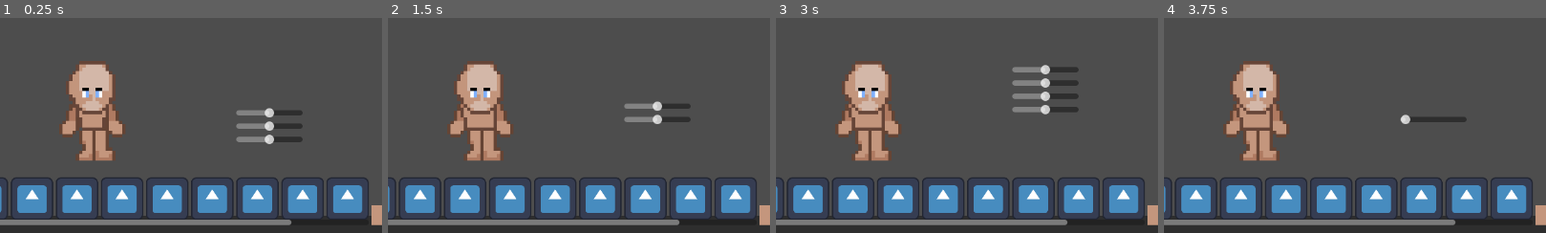
Above: before the commit, frames 1-4 (left to right).
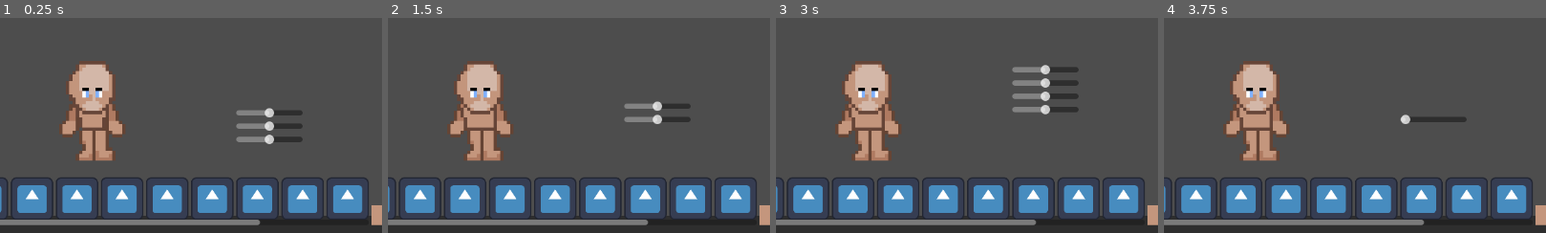
Above: after the commit, the same moments.

Repository: p1petto/CharacterMakerNew
Game: Godot game, scene res://Scenes/maker.tscn
Same seed, same stepped clock (60 frames per second), same inputs: the game is played once before the commit and once after it. The engine's default icon, where the game draws it, is replaced by a stand-in: a white triangle on a blue panel in a dark square.
Inputs (mouse positions are % of the whole screen's width and height, from its top left):
- Up to frame 1 (0.25 s): no input
- Up to frame 2 (1.5 s): click (15, 82) at 0.5 s; click (24, 82) at 1.27 s
- Up to frame 3 (3 s): click (13, 70) at 2 s; click (19, 70) at 2.77 s
- Up to frame 4 (3.75 s): click (24, 70) at 3.52 s
The pictures show only the part of the screen within x 38-88%, y 28-78%; the shares and areas given below are measured in that part.

The runs differ from the first frame. In frame 1, 0.2% of the frame differs, in the area x 67-77%, y 93-97%; in frame 2, 0.2%; in frame 3, 0.2%; in frame 4, 0.2%.

Commit message:
added: первая футболка в анимации ходьбы, заготовка под вкладку настройки цвета

Diff:
--- a/Resources/CatalogItems/Clothes/Clothes/Pants/Pants3.tres
+++ b/Resources/CatalogItems/Clothes/Clothes/Pants/Pants3.tres
@@ -15,6 +15,7 @@
 right_walk_position = Vector2(-12, 17)
 top_walk_position = Vector2(-12, 17)
 left_walk_position = Vector2(-12, 17)
+clothes_type = "Pants"
 
 [resource]
 script = ExtResource("1_203sh")
--- a/Resources/CatalogItems/Clothes/Clothes/T-shirt/T-shirt1.tres
+++ b/Resources/CatalogItems/Clothes/Clothes/T-shirt/T-shirt1.tres
@@ -11,10 +11,10 @@
 right_idle_position = Vector2(-8, 12)
 top_idle_position = Vector2(-12, 9)
 left_idle_position = Vector2(-16, 12)
-down_walk_position = Vector2(0, 0)
-right_walk_position = Vector2(0, 0)
-top_walk_position = Vector2(0, 0)
-left_walk_position = Vector2(0, 0)
+down_walk_position = Vector2(-12, 12)
+right_walk_position = Vector2(-8, 12)
+top_walk_position = Vector2(-12, 9)
+left_walk_position = Vector2(-16, 0)
 clothes_type = "T-shirt"
 
 [resource]
--- a/Scenes/color_picker_button_container.gd
+++ b/Scenes/color_picker_button_container.gd
@@ -9,7 +9,7 @@
 func _ready() -> void:
 	# Создаём кнопки для каждого дочернего элемента в catalog
 	for child in catalog.get_node("CatalogContainer").get_children():
-		if !child.is_in_group("Accessorie"):
+		if !child.is_in_group("Accessorie") and !child.is_in_group("SettingsTab"):
 			_create_and_assign_color_picker(child)
 
 func _create_and_assign_color_picker(child) -> void:
--- a/Scenes/maker.tscn
+++ b/Scenes/maker.tscn
@@ -431,6 +431,10 @@
 catalog_items = Array[ExtResource("5_sbt4v")]([SubResource("Resource_l51j6"), ExtResource("30_fow5y"), ExtResource("31_ylgi3")])
 linked_symmetrical_element = NodePath("../LeftPantLeg")
 
+[node name="ColorSettings" parent="UI/Catalog/CatalogContainer" groups=["SettingsTab"] instance=ExtResource("4_kavcm")]
+visible = false
+layout_mode = 2
+
 [node name="MarginContainer" type="CenterContainer" parent="UI/Catalog"]
 layout_mode = 2
 size_flags_vertical = 0
--- a/Scripts/UI/catalog.gd
+++ b/Scripts/UI/catalog.gd
@@ -46,7 +46,7 @@
 	tab_changed.emit()
 	color_picker_button.button_pressed = false
 	color_picker_button.visible = false
-	if !current_tab.is_in_group("Accessorie"):
+	if !current_tab.is_in_group("Accessorie") and !current_tab.is_in_group("SettingsTab"):
 		_initialize_color_picker_button()
 		color_picker_button.visible = true
 
--- a/project.godot
+++ b/project.godot
@@ -38,6 +38,7 @@
 DynamicClothesTab=""
 ClothesTab=""
 Clothes=""
+SettingsTab=""
 
 [rendering]
 
Binary file changed: sprite_sheet_idle.png
Binary file changed: sprite_sheet_walk.png
